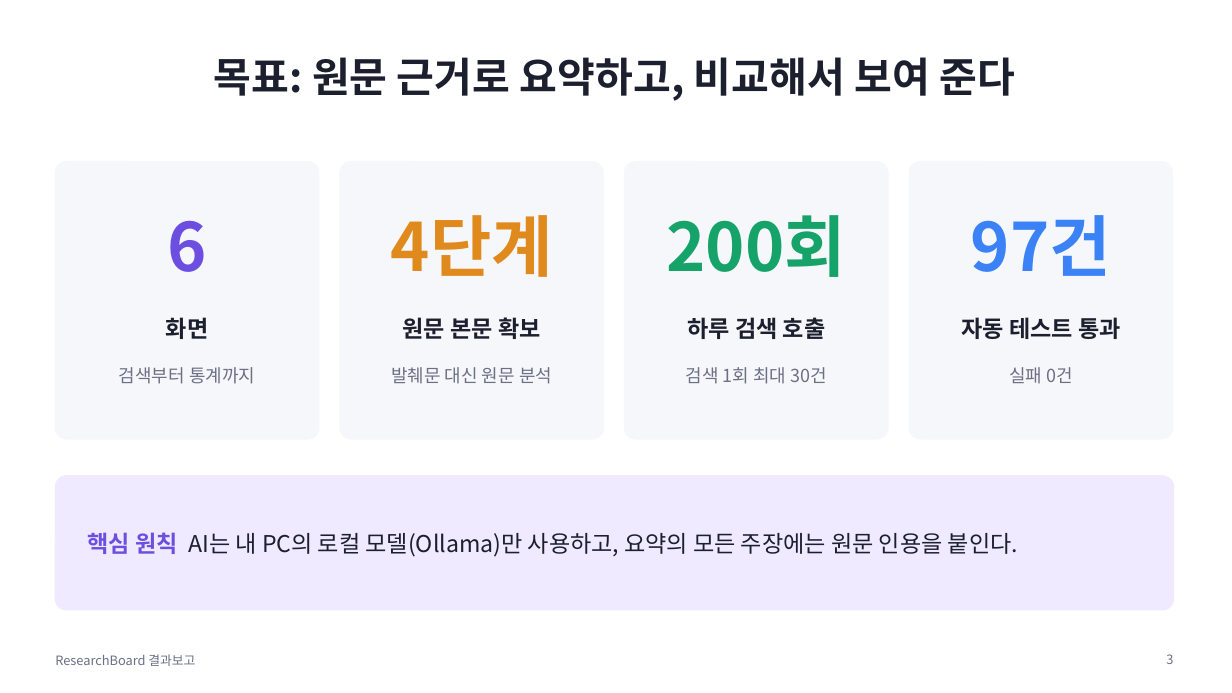
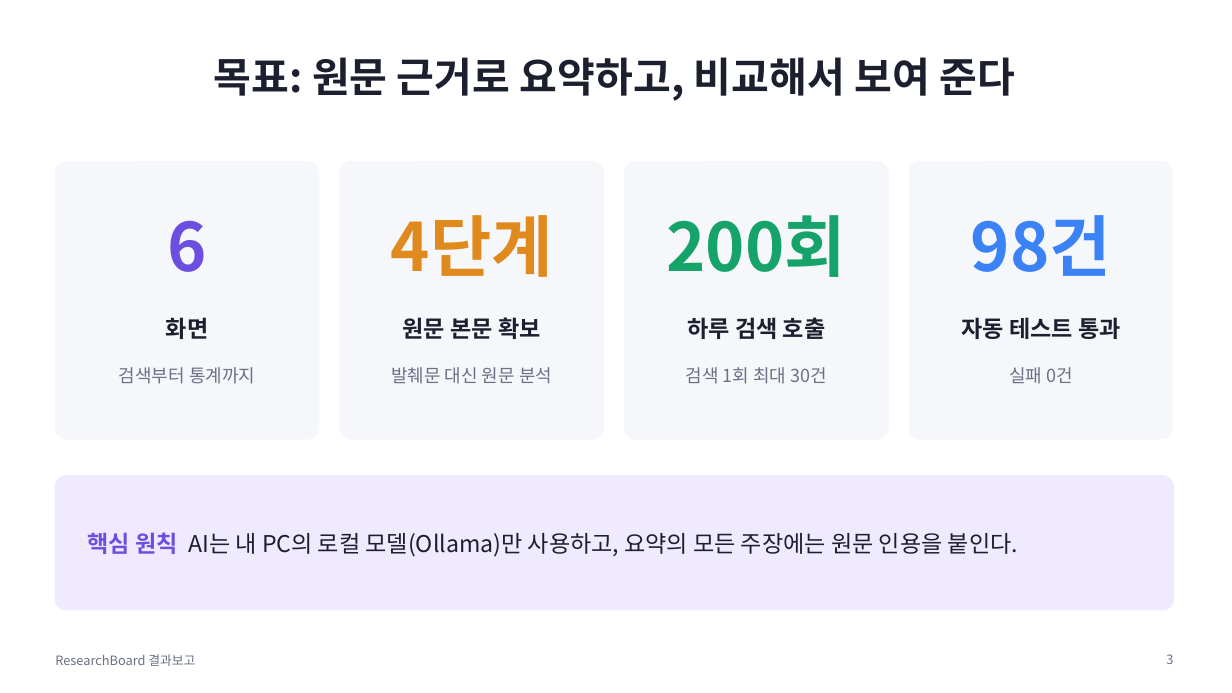
Before and after one commit to PKJUN07/dongyang-research-project, a slide deck: slide 3 of docs/최종발표/ResearchBoard_결과보고서.pptx. Drawn at 1232x693 pixels with LibreOffice and Linux fonts; fonts in the diff are those of the drawing. Boxes give left, top, right and bottom in pixels: in the first picture for what was removed or moved away, otherwise in the second. Text is boxed around its words. In the diff, an @@ line names an element or a change of style, - is before the commit and + after.

```diff
--- a/docs/최종발표/ResearchBoard_결과보고서.pptx
+++ b/docs/최종발표/ResearchBoard_결과보고서.pptx
@@ text at <box>971,215,1111,276</box>: text changed @@
-97건
+98건
```
Also in this commit, not shown: 4 other slides changed, 15 other files.
